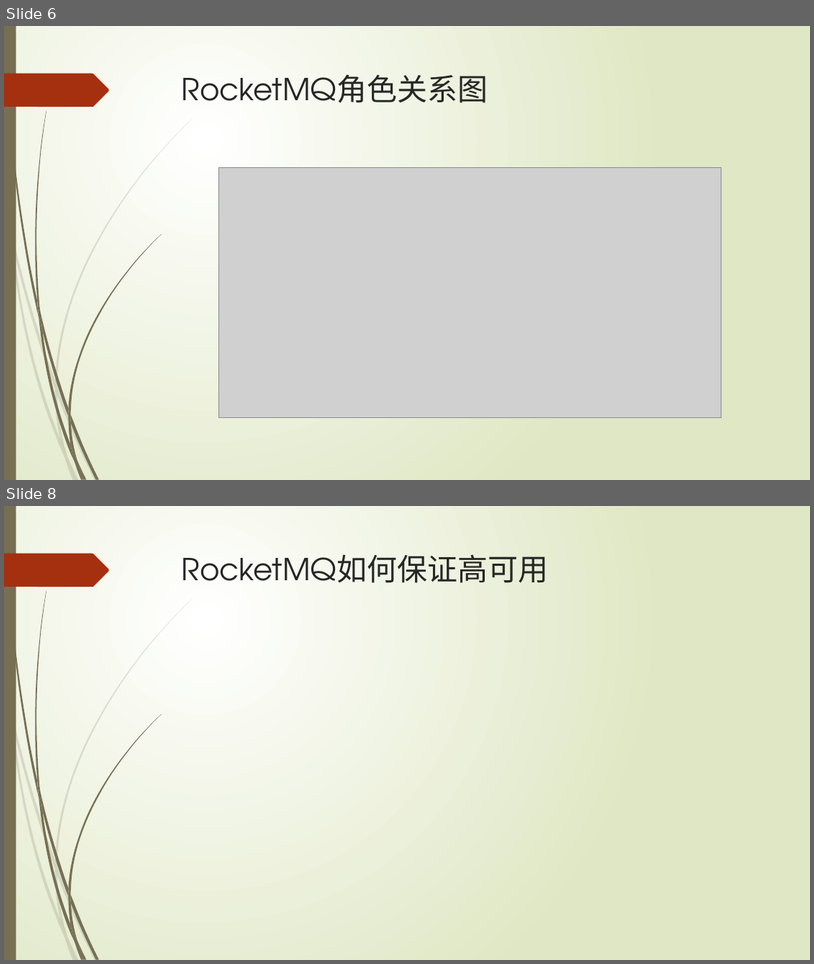
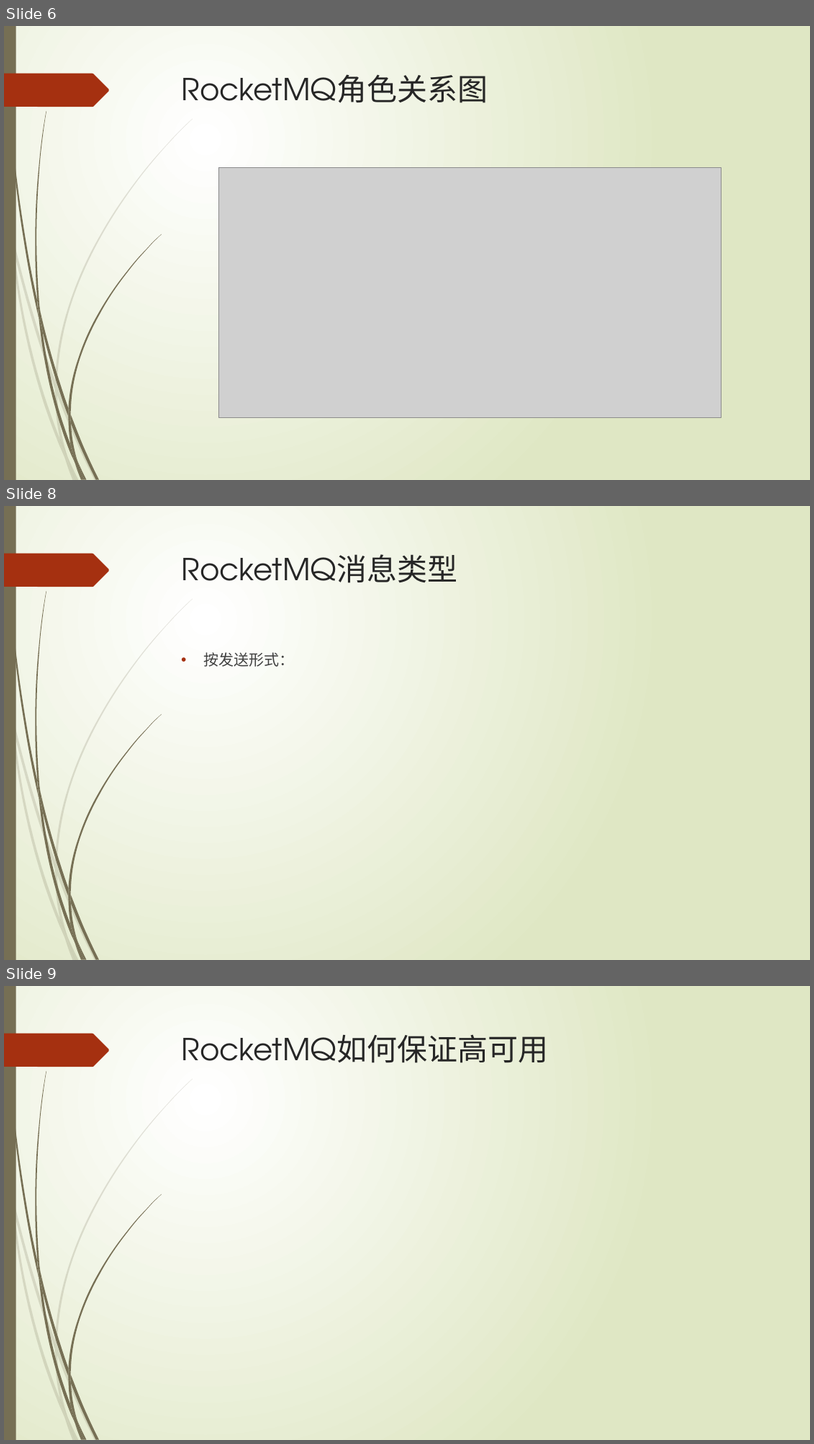
Before and after one commit to xljnc/rocketmqLearning, a slide deck: doc/RocketMQ简介.pptx. Shown one above the other, each under a label of ours: slides 6 and 8 before the commit, slides 6, 8 and 9 after it; the slides between them are not shown. The pictures are 814x964 and 814x1444 pixels, drawn with LibreOffice and Linux fonts; fonts in the diff are those of the drawing; grey boxes stand for pictures. Boxes give left, top, right and bottom in pixels: in the first picture for what was removed or moved away, otherwise in the second. Text is boxed around its words. In the diff, an @@ line names an element or a change of style, - is before the commit and + after.

Commit message:
RocketMQ简介.pptx by qiyu 2021-04-26

```diff
--- a/doc/RocketMQ简介.pptx
+++ b/doc/RocketMQ简介.pptx
@@ slide 8 added at [4,506,810,960], background gradient #FFFFFF to #DFE8C4; not listed: 24 template elements that a slide beside it also shows @@
@@ title added at [182,554,458,583], 36 pt, text #262626 @@
+RocketMQ消息类型
@@ text added at [204,652,295,667], 18 pt, text #404040 @@
+• 按发送形式：
@@ what was slide 8 is now slide 9 @@
```
Also in this commit, not shown: 1 slide changed.
